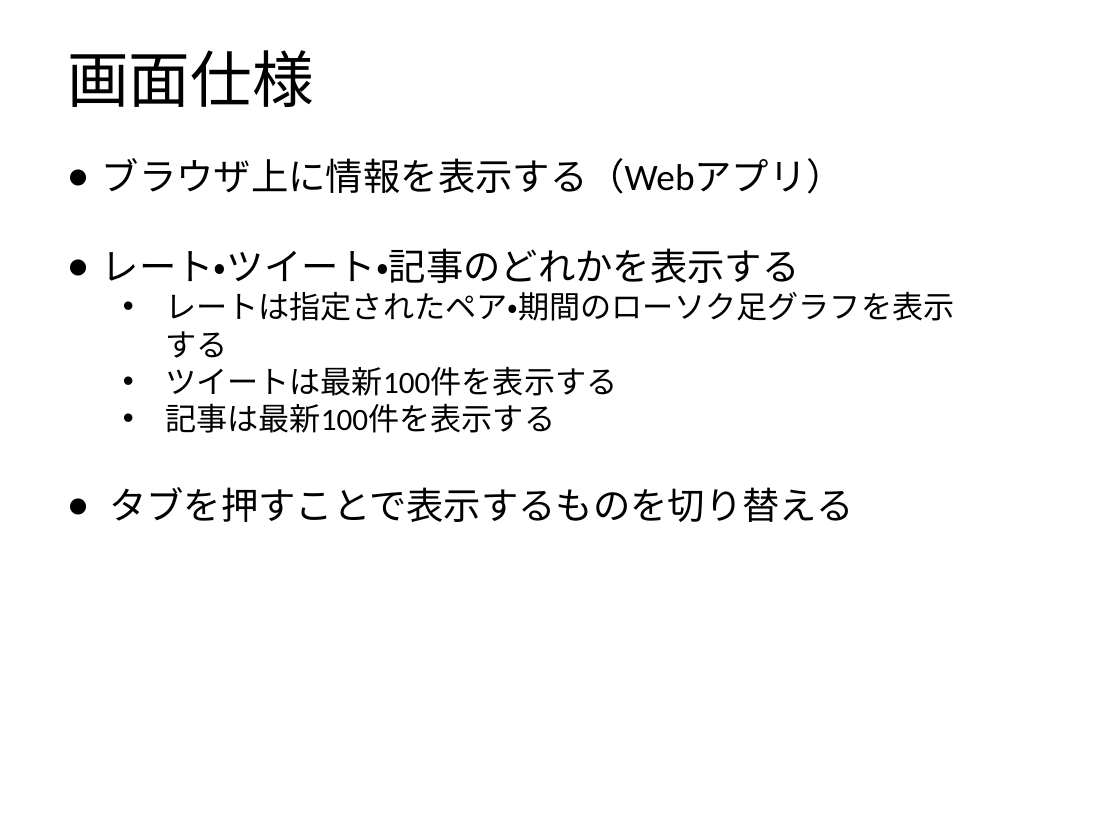
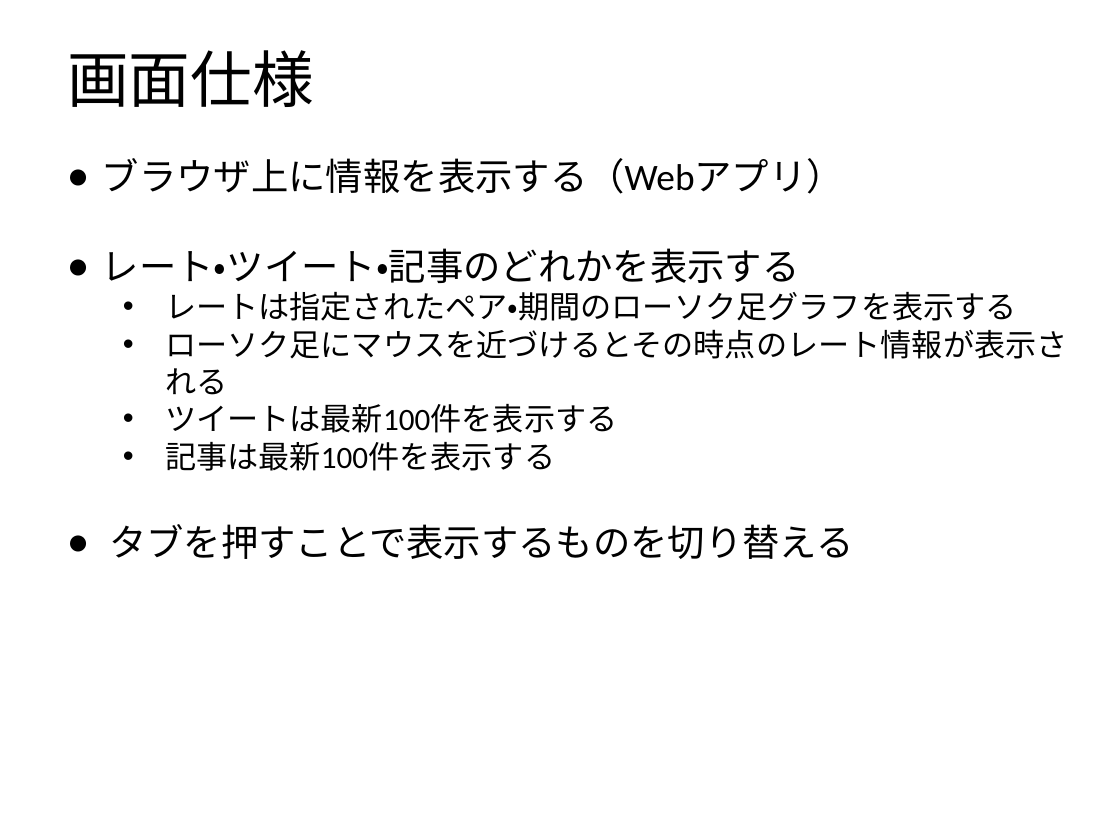
Before and after one commit to Leonis0813/chort, a slide deck: slide 2 of regulus/interface/ui.pptx. Drawn at 1120x840 pixels with LibreOffice and Linux fonts; fonts in the diff are those of the drawing. Boxes give left, top, right and bottom in pixels: in the first picture for what was removed or moved away, otherwise in the second. Text is boxed around its words. In the diff, an @@ line names an element or a change of style, - is before the commit and + after.

```diff
--- a/regulus/interface/ui.pptx
+++ b/regulus/interface/ui.pptx
@@ text at box(165, 329, 1068, 395): paragraph added @@
+  • ローソク足にマウスを近づけるとその時点のレート情報が表示される
```
Also in this commit, not shown: 2 other slides changed, 6 other files.
